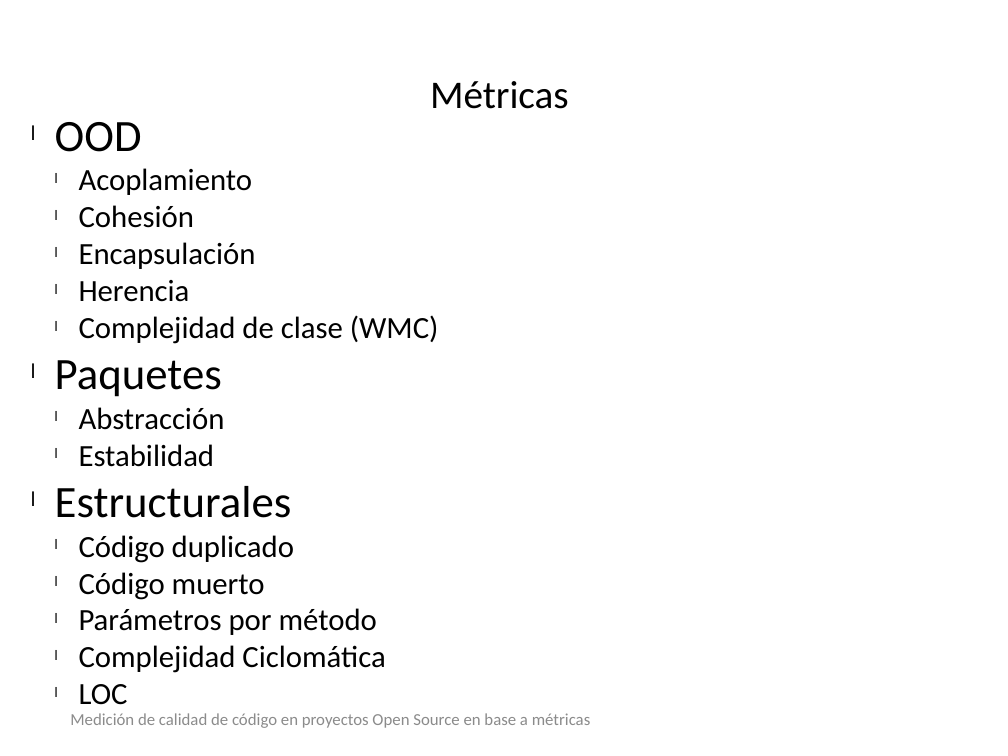
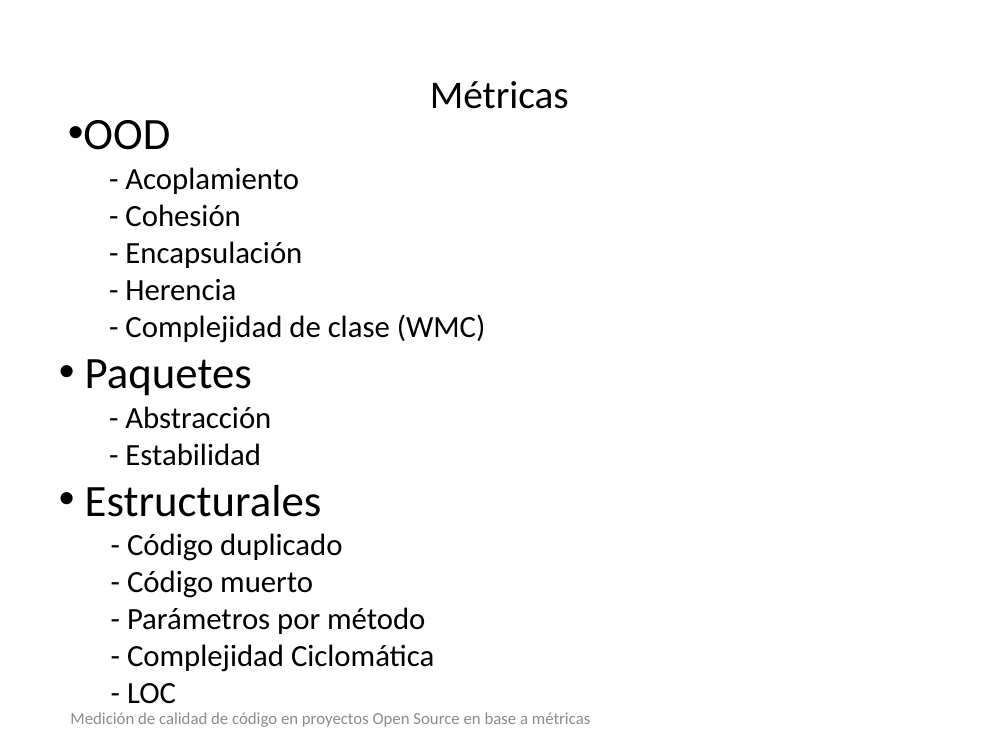
Before and after one commit to sarroutbi/TFE, a slide deck: slide 6 of final_project/presentation/presentation.pptx. Drawn at 1008x756 pixels with LibreOffice and Linux fonts; fonts in the diff are those of the drawing; background and template pictures are left out. Boxes give left, top, right and bottom in pixels: in the first picture for what was removed or moved away, otherwise in the second. Text is boxed around its words. In the diff, an @@ line names an element or a change of style, - is before the commit and + after.

```diff
--- a/final_project/presentation/presentation.pptx
+++ b/final_project/presentation/presentation.pptx
@@ text at [83, 120, 322, 517]: bullet l to • @@
@@ text at [125, 167, 486, 343]: text changed @@
-    l Acoplamiento
-    l Cohesión
-    l Encapsulación
-    l Herencia
-    l Complejidad de clase (WMC)
+    - Acoplamiento
+    - Cohesión
+    - Encapsulación
+    - Herencia
+    - Complejidad de clase (WMC)
@@ text at [125, 406, 271, 466]: text changed @@
-    l Abstracción
-    l Estabilidad
+    - Abstracción
+    - Estabilidad
@@ text at [127, 533, 434, 704]: text changed @@
-    l Código duplicado
-    l Código muerto
-    l Parámetros por método
-    l Complejidad Ciclomática
-    l LOC
+    - Código duplicado
+    - Código muerto
+    - Parámetros por método
+    - Complejidad Ciclomática
+    - LOC
```
Also in this commit, not shown: 10 other slides changed.
